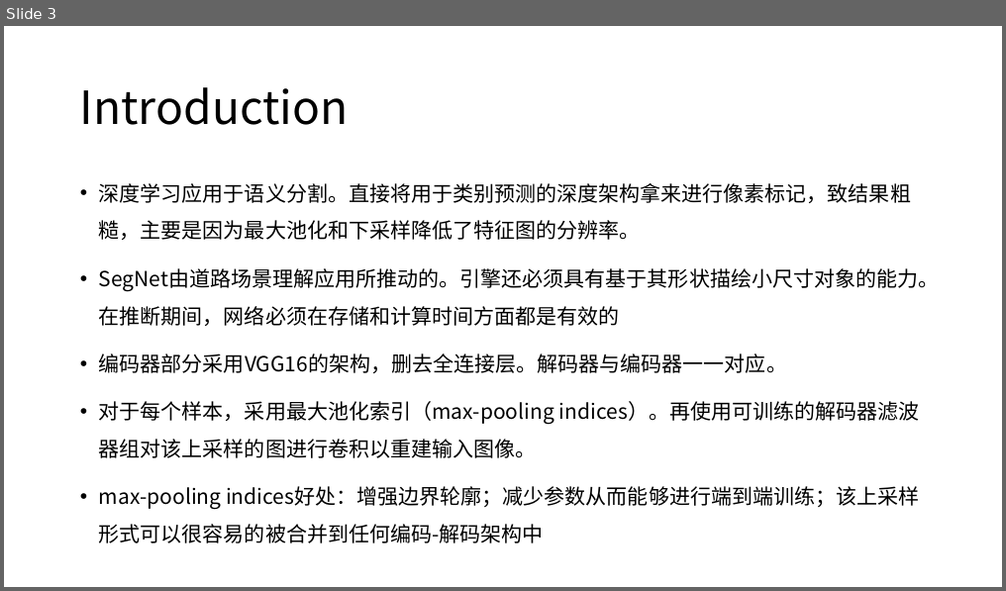
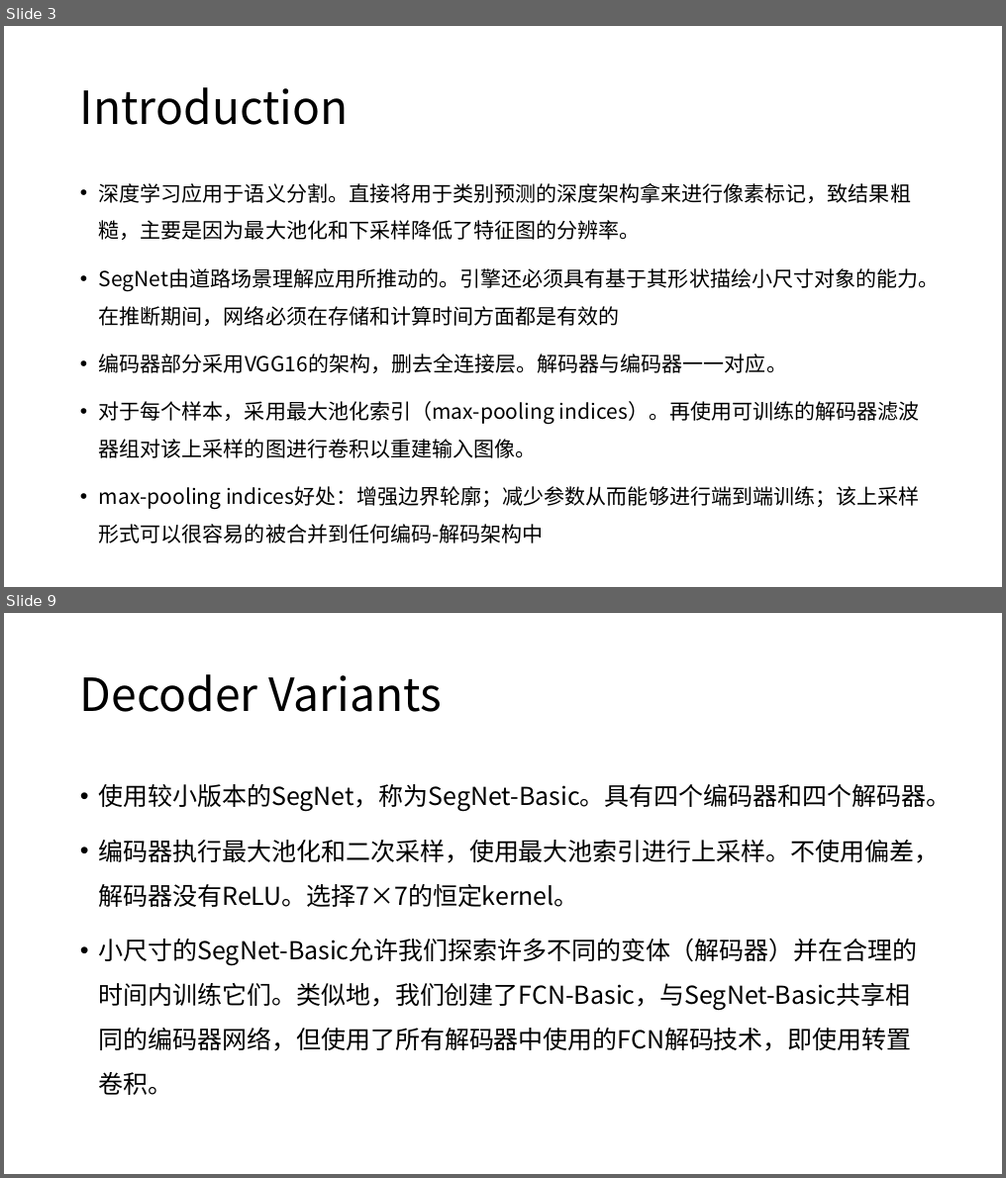
Before and after one commit to XianzhengWU/deeplearning_papernotes, a slide deck: w-第五次组会_2018.11.5.pptx. Shown one above the other, each under a label of ours: slide 3 before the commit, slides 3 and 9 after it; the slides between them are not shown. The pictures are 1006x591 and 1006x1178 pixels, drawn with LibreOffice and Linux fonts; fonts in the diff are those of the drawing. Boxes give left, top, right and bottom in pixels: in the first picture for what was removed or moved away, otherwise in the second. Text is boxed around its words. In the diff, an @@ line names an element or a change of style, - is before the commit and + after.

```diff
--- a/w-第五次组会_2018.11.5.pptx
+++ b/w-第五次组会_2018.11.5.pptx
@@ slide 9 added at (x1=4, y1=613, x2=1002, y2=1174), background #FFFFFF @@
@@ title added at (x1=80, y1=674, x2=442, y2=712), 44 pt, text #000000 @@
+Decoder Variants
@@ text added at (x1=99, y1=784, x2=950, y2=1095), 23.8 pt, text #000000 @@
+• 使用较小版本的SegNet，称为SegNet-Basic。具有四个编码器和四个解码器。
+• 编码器执行最大池化和二次采样，使用最大池索引进行上采样。不使用偏差，解码器没有ReLU。选择7×7的恒定kernel。
+• 小尺寸的SegNet-Basic允许我们探索许多不同的变体（解码器）并在合理的时间内训练它们。类似地，我们创建了FCN-Basic，与SegNet-Basic共享相同的编码器网络，但使用了所有解码器中使用的FCN解码技术，即使用转置卷积。
```
Also in this commit, not shown: 23 other slides added, 6 slides removed, 5 other files.
